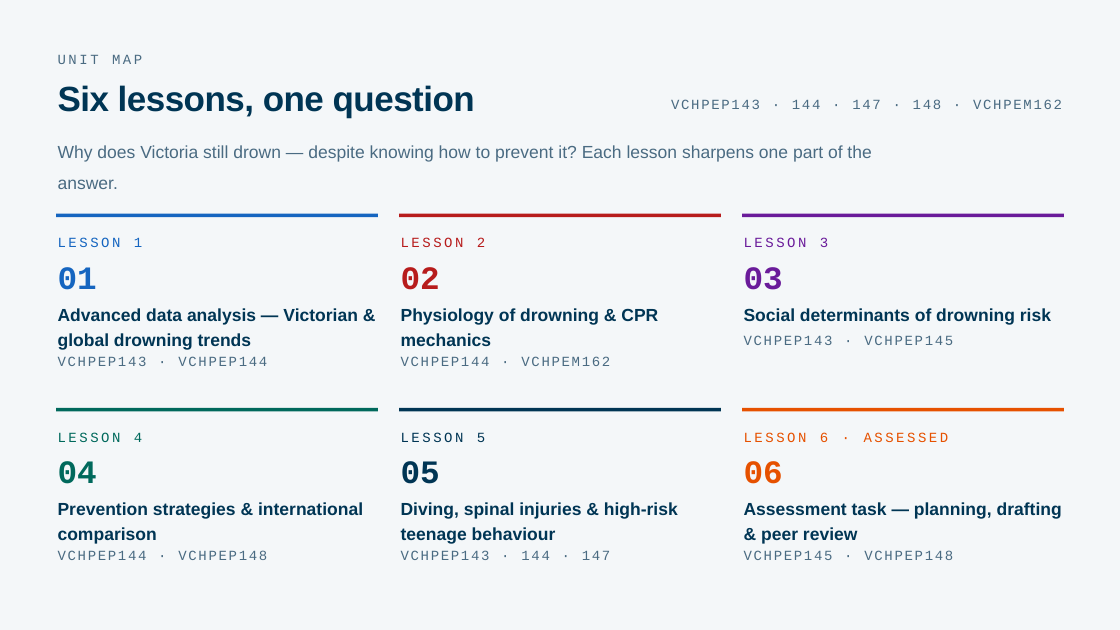
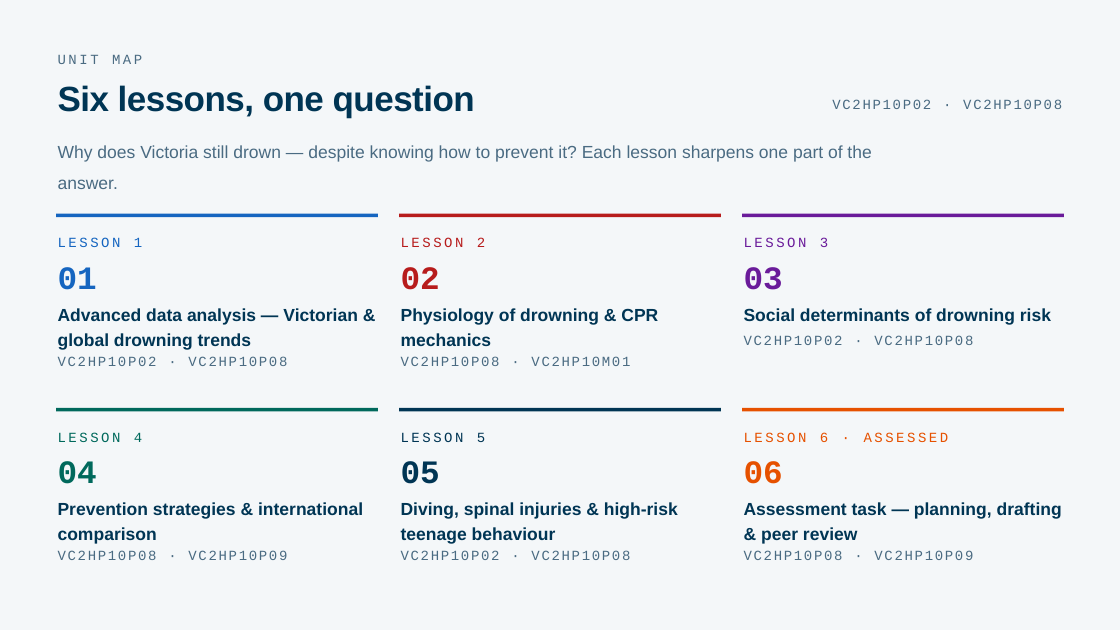
Before and after one commit to Emilie-Harrison/swim-water-safety, a slide deck: slide 2 of Swim-Water-Safety_Years_9-10.pptx. Drawn at 1120x630 pixels with LibreOffice and Linux fonts; fonts in the diff are those of the drawing. Boxes give left, top, right and bottom in pixels: in the first picture for what was removed or moved away, otherwise in the second. Text is boxed around its words. In the diff, an @@ line names an element or a change of style, - is before the commit and + after.

```diff
--- a/Swim-Water-Safety_Years_9-10.pptx
+++ b/Swim-Water-Safety_Years_9-10.pptx
@@ text at (x1=832, y1=99, x2=1062, y2=109): text changed @@
-VCHPEP143 · 144 · 147 · 148 · VCHPEM162
+VC2HP10P02 · VC2HP10P08
@@ text at (x1=58, y1=356, x2=287, y2=366): text changed @@
-VCHPEP143 · VCHPEP144
+VC2HP10P02 · VC2HP10P08
@@ text at (x1=401, y1=356, x2=630, y2=366): text changed @@
-VCHPEP144 · VCHPEM162
+VC2HP10P08 · VC2HP10M01
@@ text at (x1=744, y1=335, x2=973, y2=345): text changed @@
-VCHPEP143 · VCHPEP145
+VC2HP10P02 · VC2HP10P08
@@ text at (x1=58, y1=550, x2=287, y2=560): text changed @@
-VCHPEP144 · VCHPEP148
+VC2HP10P08 · VC2HP10P09
@@ text at (x1=401, y1=550, x2=630, y2=560): text changed @@
-VCHPEP143 · 144 · 147
+VC2HP10P02 · VC2HP10P08
@@ text at (x1=744, y1=550, x2=973, y2=560): text changed @@
-VCHPEP145 · VCHPEP148
+VC2HP10P08 · VC2HP10P09
```
Also in this commit, not shown: 18 other slides changed, 4 other files.
